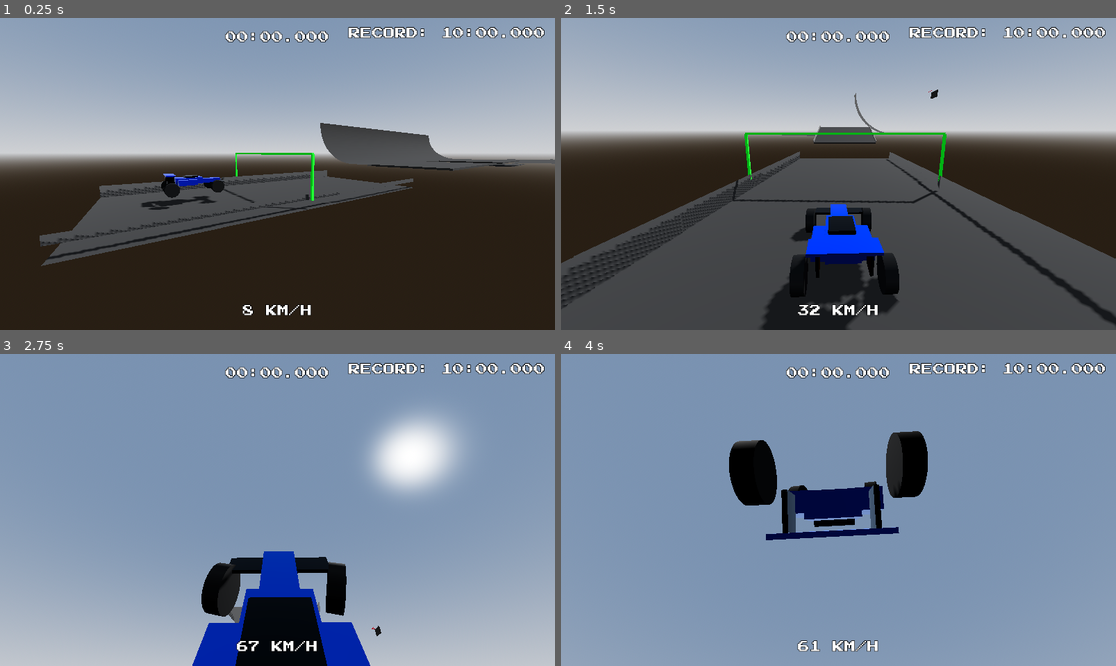
Above: before the commit, frames 1-4 (two rows, left to right).
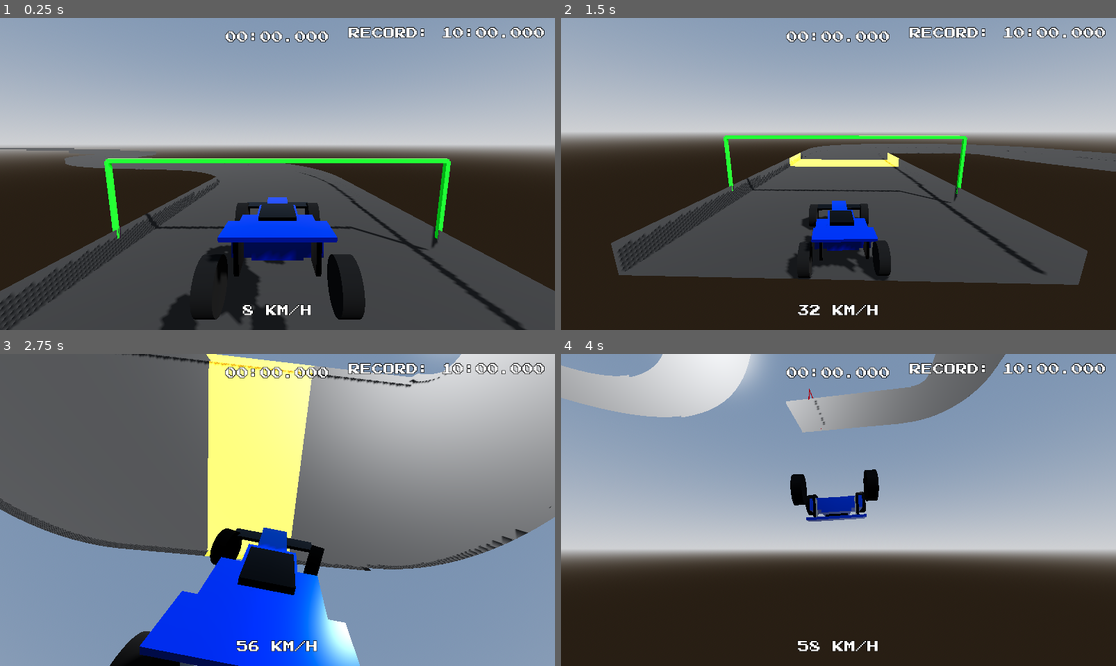
Above: after the commit, the same moments.

Repository: JosePedroDias/godot-trial-maniac
Game: Godot game, scene res://scenes/track_12345.tscn
The game is run twice, just before and just after one commit, with the same random seed, the same clock (stepped at 60 frames per second) and the same inputs. Before the commit the project starts from res://scenes/track1.tscn.
Inputs:
- Up to frame 1 (0.25 s): no input
- Up to frame 2 (1.5 s): hold Right (ui_right) 0.53-1.28 s; tap 2 (next_track) at 0.6 s; tap Space at 0.77 s; hold Down (ui_down) from 1.28 s (still down); tap K at 1.35 s
- Up to frame 3 (2.75 s): tap Space at 1.52 s; release Down (ui_down) at 2.03 s; hold Right (ui_right) from 2.03 s (still down); hold J from 2.03 s (still down)
- Up to frame 4 (4 s): release Right (ui_right) at 2.78 s; release J at 2.78 s; hold Up (ui_up) 2.78-3.53 s; tap Shift at 2.85 s; tap Space at 3.02, 3.77 s; hold Left (ui_left) from 3.53 s (still down); tap Ctrl at 3.6 s

The runs differ from the first frame. In frame 1, 38% of the frame differs, in the area x 0-100%, y 33-100%; in frame 2, 23%; in frame 3, 88%, in the area x 0-100%, y 0-100%; in frame 4, 74%.

Commit message:
ditch manually created tracks

Diff:
--- a/project.godot
+++ b/project.godot
@@ -11,7 +11,7 @@
 [application]
 
 config/name="godot-trial-maniac"
-run/main_scene="res://scenes/track1.tscn"
+run/main_scene="res://scenes/track_12345.tscn"
 config/features=PackedStringArray("4.6", "GL Compatibility")
 config/icon="res://icon.svg"
 
--- a/scenes/track1.tscn
+++ /dev/null
@@ -1,89 +0,0 @@
-[gd_scene load_steps=12 format=3]
-
-[ext_resource type="PackedScene" path="res://scenes/base_track.tscn" id="1_base"]
-[ext_resource type="PackedScene" path="res://scenes/blocks/RoadStraight.tscn" id="1_ryrif"]
-[ext_resource type="PackedScene" path="res://scenes/blocks/RoadStart.tscn" id="3_t3b6u"]
-[ext_resource type="PackedScene" path="res://scenes/blocks/RoadBooster.tscn" id="4_doyf6"]
-[ext_resource type="PackedScene" path="res://scenes/blocks/RoadFinish.tscn" id="5_cvqpw"]
-[ext_resource type="PackedScene" path="res://scenes/blocks/RoadLoop90.tscn" id="6_hfke8"]
-[ext_resource type="PackedScene" path="res://scenes/blocks/RoadLoop360.tscn" id="7_pwued"]
-[ext_resource type="PackedScene" path="res://scenes/blocks/RoadCurveWide.tscn" id="9_ryrif"]
-[ext_resource type="PackedScene" path="res://scenes/blocks/RoadStraightLong.tscn" id="11_vo5wb"]
-[ext_resource type="PackedScene" path="res://scenes/blocks/RoadSidePipe.tscn" id="12_doyf6"]
-[ext_resource type="PackedScene" path="res://scenes/blocks/RoadStraightLongNoWalls.tscn" id="14_cvqpw"]
-
-[node name="Track1" instance=ExtResource("1_base")]
-
-[node name="Car" parent="." index="2"]
-transform = Transform3D(-4.37114e-08, 0, 1, 0, 1, 0, -1, 0, -4.37114e-08, -5, 1, -36)
-
-[node name="Track" type="Node3D" parent="." index="5"]
-
-[node name="RoadStart" parent="Track" instance=ExtResource("3_t3b6u")]
-transform = Transform3D(-4.37114e-08, 0, 1, 0, 1, 0, -1, 0, -4.37114e-08, -1, 0, -36)
-
-[node name="RoadStraight5" parent="Track" instance=ExtResource("1_ryrif")]
-transform = Transform3D(-4.37114e-08, 0, 1, 0, 1, 0, -1, 0, -4.37114e-08, -5, 0, -35.973)
-
-[node name="RoadBooster" parent="Track" instance=ExtResource("4_doyf6")]
-transform = Transform3D(1, 0, 0, 0, 1, 0, 0, 0, 1, 85, 0, -4)
-
-[node name="RoadFinish" parent="Track" instance=ExtResource("5_cvqpw")]
-transform = Transform3D(1, 0, 0, 0, 1, 0, 0, 0, 1, 69, 0, 48)
-
-[node name="RoadLoop90" parent="Track" instance=ExtResource("6_hfke8")]
-transform = Transform3D(1, 0, 0, 0, 1, 0, 0, 0, 1, 85, 0.1, 30)
-
-[node name="RoadLoop92" parent="Track" instance=ExtResource("6_hfke8")]
-transform = Transform3D(1, 0, 0, 0, -4.37114e-08, 1, 0, -1, -4.37114e-08, 85, 25, 54.3)
-
-[node name="RoadLoop91" parent="Track" instance=ExtResource("6_hfke8")]
-transform = Transform3D(-1, 0, -8.74228e-08, 0, 1, 0, 8.74228e-08, 0, -1, 69, 0, 30)
-
-[node name="RoadLoop93" parent="Track" instance=ExtResource("6_hfke8")]
-transform = Transform3D(-1, -8.74228e-08, -3.82137e-15, 0, -4.37114e-08, 1, -8.74228e-08, 1, 4.37114e-08, 69, 25, 5.74481)
-
-[node name="RoadLoop360" parent="Track" instance=ExtResource("7_pwued")]
-transform = Transform3D(1, 0, 0, 0, 1, 0, 0, 0, 1, 77, 0, 30)
-
-[node name="RoadStraightLong" parent="Track" instance=ExtResource("11_vo5wb")]
-transform = Transform3D(-4.37114e-08, 0, 1, 0, 1, 0, -1, 0, -4.37114e-08, 63, 0, -36)
-
-[node name="RoadStraightLong3" parent="Track" instance=ExtResource("11_vo5wb")]
-transform = Transform3D(-4.37114e-08, 0, 1, 0, 1, 0, -1, 0, -4.37114e-08, 9, 0, -36)
-
-[node name="RoadStraightLong2" parent="Track" instance=ExtResource("11_vo5wb")]
-transform = Transform3D(1, 0, 0, 0, 1, 0, 0, 0, 1, 85, 0, -14)
-
-[node name="RoadStraightLongNoWalls" parent="Track" instance=ExtResource("14_cvqpw")]
-transform = Transform3D(1, 0, 0, 0, 1, 0, 0, 0, 1, 85, 0, 6)
-
-[node name="RoadStraightLongNoWalls4" parent="Track" instance=ExtResource("14_cvqpw")]
-transform = Transform3D(-4.37114e-08, 0, 1, 0, 1, 0, -1, 0, -4.37114e-08, 47, 0, -36)
-
-[node name="RoadStraightLongNoWalls6" parent="Track" instance=ExtResource("14_cvqpw")]
-transform = Transform3D(-4.37114e-08, 0, 1, 0, 1, 0, -1, 0, -4.37114e-08, 25, 0, -36)
-
-[node name="RoadStraightLongNoWalls3" parent="Track" instance=ExtResource("14_cvqpw")]
-transform = Transform3D(1, 0, 0, 0, 1, 0, 0, 0, 1, 69, 0, 38)
-
-[node name="RoadStraightLongNoWalls2" parent="Track" instance=ExtResource("14_cvqpw")]
-transform = Transform3D(1, 0, 0, 0, 1, 0, 0, 0, 1, 85, 0, 22)
-
-[node name="RoadCurveWide" parent="Track" instance=ExtResource("9_ryrif")]
-transform = Transform3D(-4.37114e-08, 0, 1, 0, 1, 0, -1, 0, -4.37114e-08, 71, 0.1, -22)
-
-[node name="RoadSidePipeLeft" parent="Track" instance=ExtResource("12_doyf6")]
-transform = Transform3D(-4.37114e-08, 0, -1, 0, 1, 0, 1, 0, -4.37114e-08, 28, 0.1, -44.001)
-
-[node name="RoadSidePipeLeft5" parent="Track" instance=ExtResource("12_doyf6")]
-transform = Transform3D(-4.37114e-08, 0, -1, 0, 1, 0, 1, 0, -4.37114e-08, 20, 0.1, -44.001)
-
-[node name="RoadSidePipeLeft2" parent="Track" instance=ExtResource("12_doyf6")]
-transform = Transform3D(-4.37114e-08, 0, -1, 0, 1, 0, 1, 0, -4.37114e-08, 36, 0.1, -44.001)
-
-[node name="RoadSidePipeLeft3" parent="Track" instance=ExtResource("12_doyf6")]
-transform = Transform3D(-4.37114e-08, 0, -1, 0, 1, 0, 1, 0, -4.37114e-08, 44, 0.1, -44.001)
-
-[node name="RoadSidePipeLeft4" parent="Track" instance=ExtResource("12_doyf6")]
-transform = Transform3D(-4.37114e-08, 0, -1, 0, 1, 0, 1, 0, -4.37114e-08, 52, 0.1, -44.001)
--- a/scenes/track2.tscn
+++ /dev/null
@@ -1,68 +0,0 @@
-[gd_scene load_steps=12 format=3]
-
-[ext_resource type="PackedScene" path="res://scenes/base_track.tscn" id="1_base"]
-[ext_resource type="PackedScene" path="res://scenes/blocks/RoadStart.tscn" id="1_7rrow"]
-[ext_resource type="PackedScene" path="res://scenes/blocks/RoadStraight.tscn" id="2_luigy"]
-[ext_resource type="PackedScene" path="res://scenes/blocks/RoadBooster.tscn" id="3_3w2me"]
-[ext_resource type="PackedScene" path="res://scenes/blocks/RoadFinish.tscn" id="4_jgd31"]
-[ext_resource type="PackedScene" path="res://scenes/blocks/RoadRamp.tscn" id="5_00jyw"]
-[ext_resource type="PackedScene" path="res://scenes/blocks/RoadLoop90.tscn" id="6_5c8ty"]
-[ext_resource type="PackedScene" path="res://scenes/blocks/RoadCurveTight.tscn" id="8_pljg5"]
-[ext_resource type="PackedScene" path="res://scenes/blocks/RoadCurveWide.tscn" id="9_dtmnc"]
-[ext_resource type="PackedScene" path="res://scenes/blocks/RoadStraightLong.tscn" id="10_3b64i"]
-[ext_resource type="PackedScene" path="res://scenes/blocks/RoadStraightLongNoWalls.tscn" id="11_54pmx"]
-
-[node name="Track2" instance=ExtResource("1_base")]
-
-[node name="Car" parent="." index="2"]
-transform = Transform3D(-4.37114e-08, 0, 1, 0, 1, 0, -1, 0, -4.37114e-08, -45, 1, 0)
-
-[node name="Track" type="Node3D" parent="." index="5"]
-
-[node name="RoadStart" parent="Track" instance=ExtResource("1_7rrow")]
-transform = Transform3D(-4.37114e-08, 0, 1, 0, 1, 0, -1, 0, -4.37114e-08, -41, 0, 0)
-
-[node name="RoadStraight5" parent="Track" instance=ExtResource("2_luigy")]
-transform = Transform3D(-4.37114e-08, 0, 1, 0, 1, 0, -1, 0, -4.37114e-08, -45, 0, 0.027)
-
-[node name="RoadBooster" parent="Track" instance=ExtResource("3_3w2me")]
-transform = Transform3D(1, 0, 0, 0, 1, 0, 0, 0, 1, 85, 0, -4)
-
-[node name="RoadStraight6" parent="Track" instance=ExtResource("2_luigy")]
-transform = Transform3D(-4.37114e-08, 0, 1, 0, 1, 0, -1, 0, -4.37114e-08, 33, 0, 0)
-
-[node name="RoadFinish" parent="Track" instance=ExtResource("4_jgd31")]
-transform = Transform3D(1, 0, 0, 0, -4.37114e-08, 1, 0, -1, -4.37114e-08, 85, 25.883, 54.8736)
-
-[node name="RoadRamp" parent="Track" instance=ExtResource("5_00jyw")]
-transform = Transform3D(-4.37114e-08, 0, 1, 0, 1, 0, -1, 0, -4.37114e-08, -19.1143, -0.000458479, 0)
-
-[node name="RoadLoop90" parent="Track" instance=ExtResource("6_5c8ty")]
-transform = Transform3D(1, 0, 0, 0, 1, 0, 0, 0, 1, 85, 0, 30)
-
-[node name="RoadCurveTight" parent="Track" instance=ExtResource("8_pljg5")]
-transform = Transform3D(-4.37114e-08, 0, 1, 0, 1, 0, -1, 0, -4.37114e-08, 79, 0.1, -22)
-
-[node name="RoadCurveWide" parent="Track" instance=ExtResource("9_dtmnc")]
-transform = Transform3D(1, 0, 0, 0, 1, 0, 0, 0, 1, 35, 0.1, -14)
-
-[node name="RoadCurveWide2" parent="Track" instance=ExtResource("9_dtmnc")]
-transform = Transform3D(-1, 0, -8.74228e-08, 0, 1, 0, 8.74228e-08, 0, -1, 63, 0.1, -14)
-
-[node name="RoadStraightLong" parent="Track" instance=ExtResource("10_3b64i")]
-transform = Transform3D(-4.37114e-08, 0, 1, 0, 1, 0, -1, 0, -4.37114e-08, 71, 0, -28)
-
-[node name="RoadStraightLong3" parent="Track" instance=ExtResource("10_3b64i")]
-transform = Transform3D(-4.37114e-08, 0, 1, 0, 1, 0, -1, 0, -4.37114e-08, -31, 0, 0)
-
-[node name="RoadStraightLong4" parent="Track" instance=ExtResource("10_3b64i")]
-transform = Transform3D(-4.37114e-08, 0, 1, 0, 1, 0, -1, 0, -4.37114e-08, 23, 0, 0)
-
-[node name="RoadStraightLong2" parent="Track" instance=ExtResource("10_3b64i")]
-transform = Transform3D(1, 0, 0, 0, 1, 0, 0, 0, 1, 85, 0, -14)
-
-[node name="RoadStraightLongNoWalls" parent="Track" instance=ExtResource("11_54pmx")]
-transform = Transform3D(1, 0, 0, 0, 1, 0, 0, 0, 1, 85, 0, 6)
-
-[node name="RoadStraightLongNoWalls2" parent="Track" instance=ExtResource("11_54pmx")]
-transform = Transform3D(1, 0, 0, 0, 1, 0, 0, 0, 1, 85, 0, 22)
--- a/scripts/game_manager.gd
+++ b/scripts/game_manager.gd
@@ -10,8 +10,6 @@
 var ghost_enabled = true
 
 var tracks = [
-	"res://scenes/track1.tscn",
-	"res://scenes/track2.tscn",
 	"res://scenes/track_12345.tscn",
 	"res://scenes/track_54321.tscn",
 	"res://scenes/track_98765.tscn",
